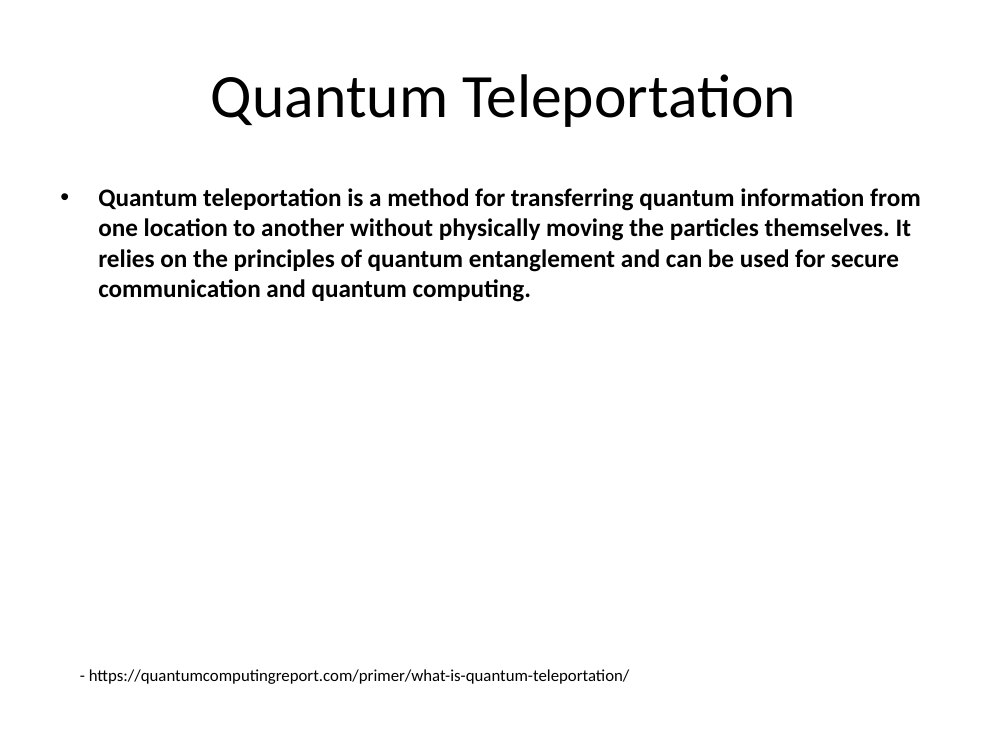
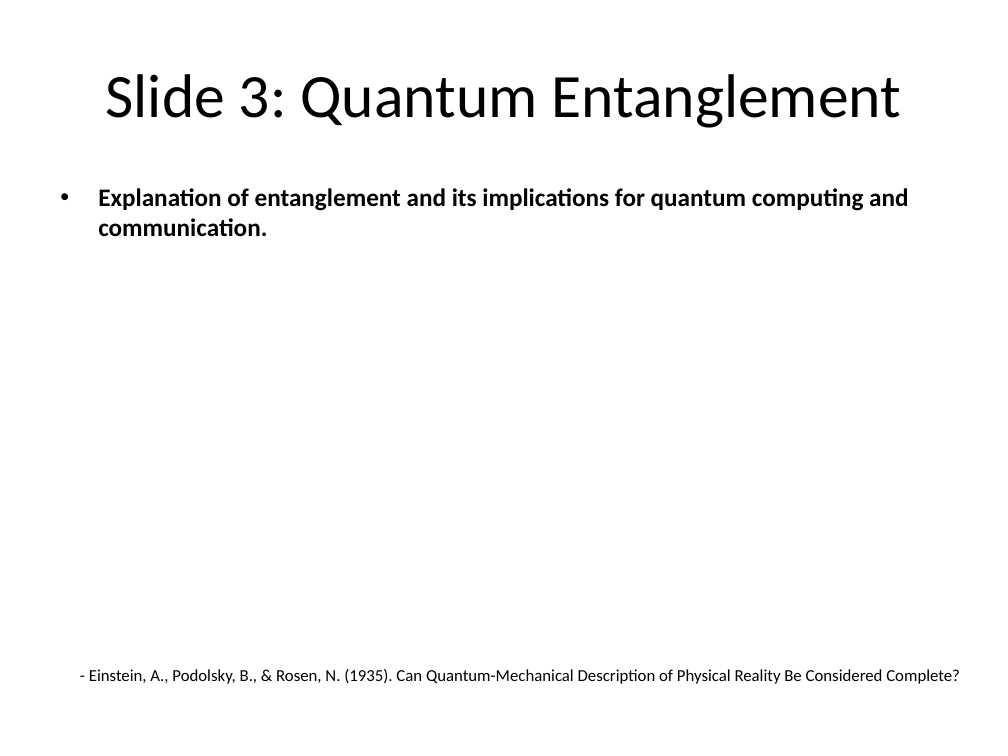
Before and after one commit to infrasvc-magang/test, a slide deck: slide 4 of backend/project/PPTX/Quantum_presentation.pptx (slide 7 before the commit). Drawn at 1008x756 pixels with LibreOffice and Linux fonts; fonts in the diff are those of the drawing. Boxes give left, top, right and bottom in pixels: in the first picture for what was removed or moved away, otherwise in the second. Text is boxed around its words. In the diff, an @@ line names an element or a change of style, - is before the commit and + after.

```diff
--- a/backend/project/PPTX/Quantum_presentation.pptx
+++ b/backend/project/PPTX/Quantum_presentation.pptx
@@ title at (106, 74, 901, 128): text changed @@
-Quantum Teleportation
+Slide 3: Quantum Entanglement
@@ text at (98, 188, 908, 237): text changed @@
-• Quantum teleportation is a method for transferring quantum information from one location to another without physically moving the particles themselves. It relies on the principles of quantum entanglement and can be used for secure communication and quantum computing.
+• Explanation of entanglement and its implications for quantum computing and communication.
@@ text at (89, 669, 960, 684): text changed @@
-- https://quantumcomputingreport.com/primer/what-is-quantum-teleportation/
+- Einstein, A., Podolsky, B., & Rosen, N. (1935). Can Quantum-Mechanical Description of Physical Reality Be Considered Complete?
```
Also in this commit, not shown: 7 other slides changed, 2 slides added, 2 slides removed, 15 other files.
